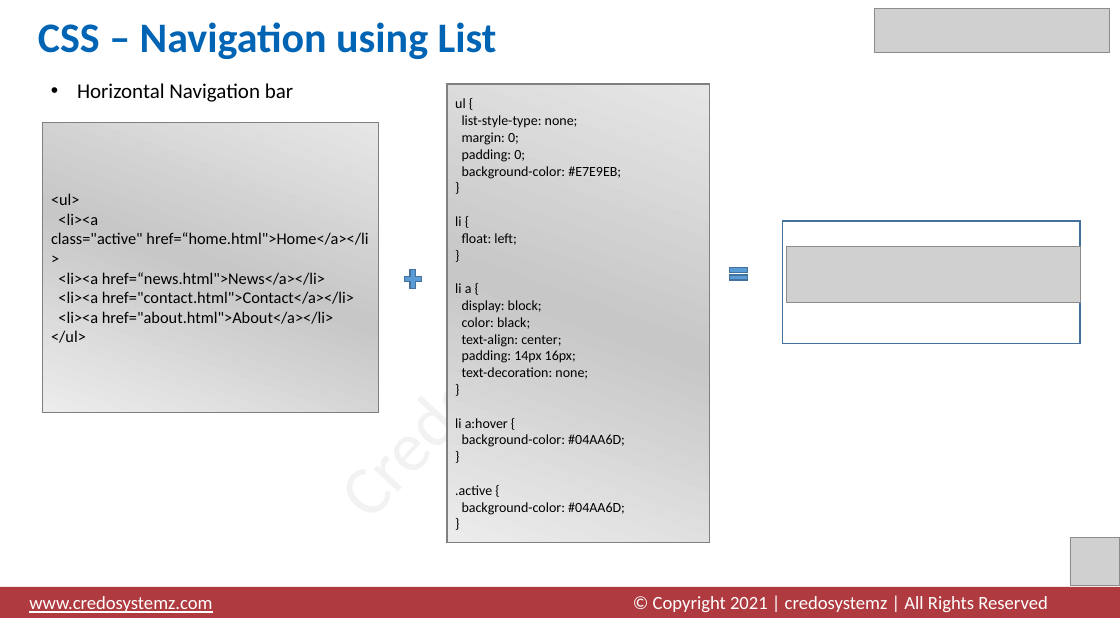
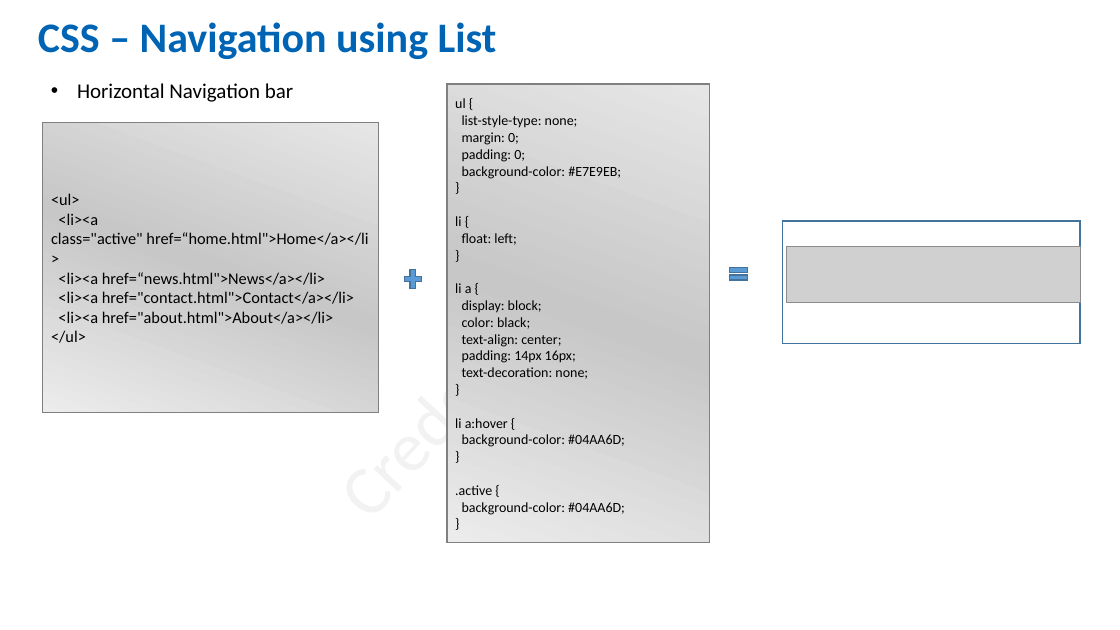
Before and after one commit to salman3009/newtownJuneBatch, a slide deck: slide 1 of 2022/June_Mentor/Group-Discussion/August/17-08-22/2CSS.pptx (slide 24 before the commit). Drawn at 1120x630 pixels with LibreOffice and Linux fonts; fonts in the diff are those of the drawing; grey boxes stand for pictures. Boxes give left, top, right and bottom in pixels: in the first picture for what was removed or moved away, otherwise in the second. Text is boxed around its words. In the diff, an @@ line names an element or a change of style, - is before the commit and + after.

```diff
--- a/2022/June_Mentor/Group-Discussion/August/17-08-22/2CSS.pptx
+++ b/2022/June_Mentor/Group-Discussion/August/17-08-22/2CSS.pptx
@@ picture removed at <box>875,8,1110,52</box> @@
@@ picture removed at <box>1070,538,1120,586</box> @@
@@ rectangle removed at <box>0,587,1120,618</box> @@
-www.credosystemz.com © Copyright 2021 | credosystemz | All Rights Reserved
```
Also in this commit, not shown: 42 slides removed, 3 other files.
